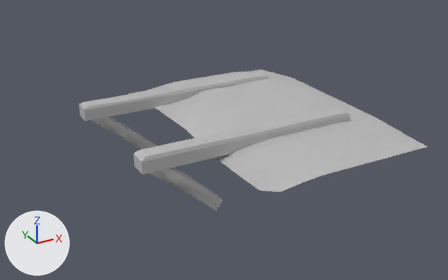
Two versions of the FBX model Assets/Models/Cave/pullingStructure.fbx, one commit apart.
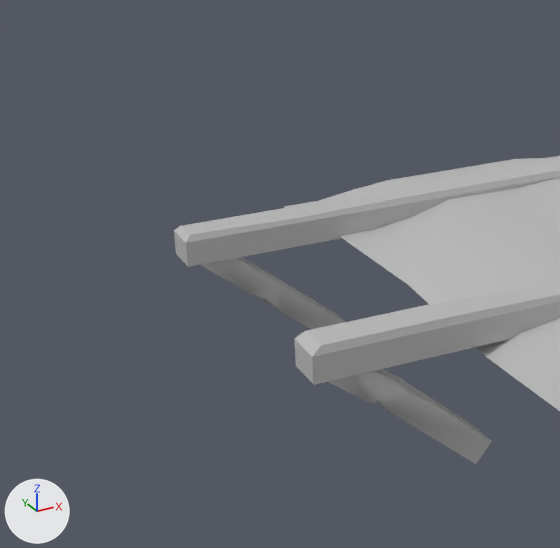
Each version is shown whole from a 50 mm lens placed at (-2.387, -1.544, 1.245), pointed at (-1.709, -0.31, 0.628), then close up on the part from 0% to 57% of the width and 0% to 89% of the height. Arrows for +X, +Y and +Z are at lower left; the lights stay in place. Where no turn or scale is listed for an object, it has been applied to the vertices.

The older version as bpy lines, for what is in view:
```python
me_mesh_001 = bpy.data.meshes.new('Mesh.001')
me_mesh_001.from_pydata(...)  # 8 vertices, 5 faces; spans x -27.0..27.0, y -3.0..3.0, z -2.3..2.3
me_mesh_001.materials.append(mat_lambert1)  # grey #bcbcbc
me_mesh_002 = bpy.data.meshes.new('Mesh.002')
me_mesh_002.from_pydata(...)  # 14 vertices, 8 faces; spans x -27.0..27.0, y -1.1..1.1, z -2.3..2.3
me_mesh_002.materials.append(mat_lambert1)  # grey #bcbcbc
me_mesh_003 = bpy.data.meshes.new('Mesh.003')
me_mesh_003.from_pydata(...)  # 8 vertices, 5 faces; spans x -27.0..27.0, y -3.0..3.0, z -2.3..2.3
me_mesh_003.materials.append(mat_lambert1)  # grey #bcbcbc
me_mesh_004 = bpy.data.meshes.new('Mesh.004')
me_mesh_004.from_pydata(...)  # 14 vertices, 8 faces; spans x -27.0..27.0, y -0.8..0.8, z -2.3..2.3
me_mesh_004.materials.append(mat_lambert1)  # grey #bcbcbc
me_mesh_006 = bpy.data.meshes.new('Mesh.006')
me_mesh_006.from_pydata(...)  # 50 vertices, 36 faces; spans x -0.224..0.224, y -0.355..0.355, z -0.023..0.023
me_mesh_006.materials.append(mat_lambert1)  # grey #bcbcbc
ob_polysurface116 = bpy.data.objects.new('polySurface116', me_mesh_003)
ob_polysurface116.parent = ob_pcube35
ob_polysurface116.location = (1.328, 0.0, 23.06)
ob_polysurface117 = bpy.data.objects.new('polySurface117', me_mesh_004)
ob_polysurface117.parent = ob_pcube35
ob_polysurface117.location = (1.328, 3.788, 23.06)
ob_polysurface118 = bpy.data.objects.new('polySurface118', me_mesh_001)
ob_polysurface118.parent = ob_pcube34
ob_polysurface118.location = (0.0, 0.0, 0.0)
ob_polysurface119 = bpy.data.objects.new('polySurface119', me_mesh_002)
ob_polysurface119.parent = ob_pcube34
ob_polysurface119.location = (0.0, 4.039, 0.0)
ob_pplane20 = bpy.data.objects.new('pPlane20', me_mesh_006)
ob_pplane20.location = (-1.591, -0.289, 0.674)
# also in view: 'pCube33' at (-1.898, -0.098, 0.613); 'pCube36' at (-1.885, -0.441, 0.613)
```
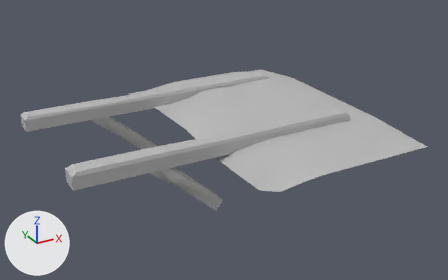
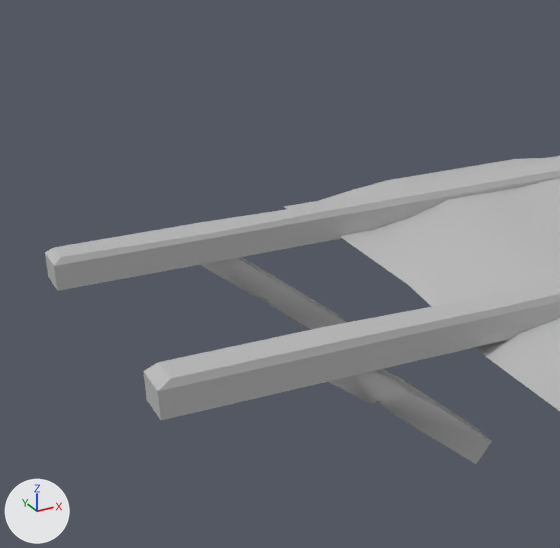
Boxes [x1, y1, x2, y2] around the edits, measured in the close-ups (560 x 548 px):
'polySurface116', moved, rescaled
    before: [294, 302, 560, 385]
    after: [143, 302, 560, 420]
'polySurface117', moved, rescaled
    before: [294, 279, 560, 357]
    after: [144, 278, 560, 391]
'polySurface119', moved, rescaled
    before: [174, 158, 560, 243]
    after: [45, 158, 560, 266]
'polySurface118', moved, rescaled
    before: [174, 177, 560, 267]
    after: [45, 177, 560, 291]

The change in detail:
Object 'polySurface117' (ob_polysurface117) moves from (1.328, 3.788, 23.06) to (-5.929, 3.788, 23.06).
Object 'polySurface117' (ob_polysurface117) is rescaled from (1.0, 1.0, 1.0) to (1.27, 1.0, 1.0).
Object 'polySurface119' (ob_polysurface119) moves from (0.0, 4.039, 0.0) to (-7.257, 4.039, 0.0).
Object 'polySurface119' (ob_polysurface119) is rescaled from (1.0, 1.0, 1.0) to (1.27, 1.0, 1.0).
Object 'polySurface118' (ob_polysurface118) moves from (0.0, 0.0, 0.0) to (-7.257, 0.0, 0.0).
Object 'polySurface118' (ob_polysurface118) is rescaled from (1.0, 1.0, 1.0) to (1.27, 1.0, 1.0).
Object 'polySurface116' (ob_polysurface116) moves from (1.328, 0.0, 23.06) to (-5.929, 0.0, 23.06).
Object 'polySurface116' (ob_polysurface116) is rescaled from (1.0, 1.0, 1.0) to (1.27, 1.0, 1.0).
